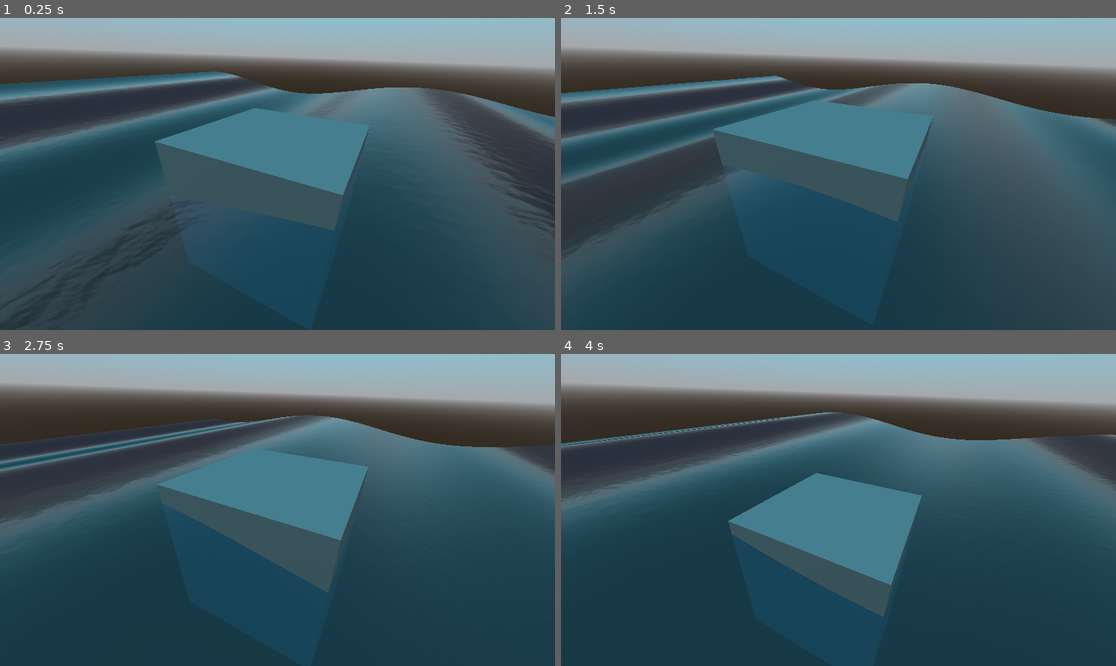
Above: before the commit, frames 1-4 (two rows, left to right).
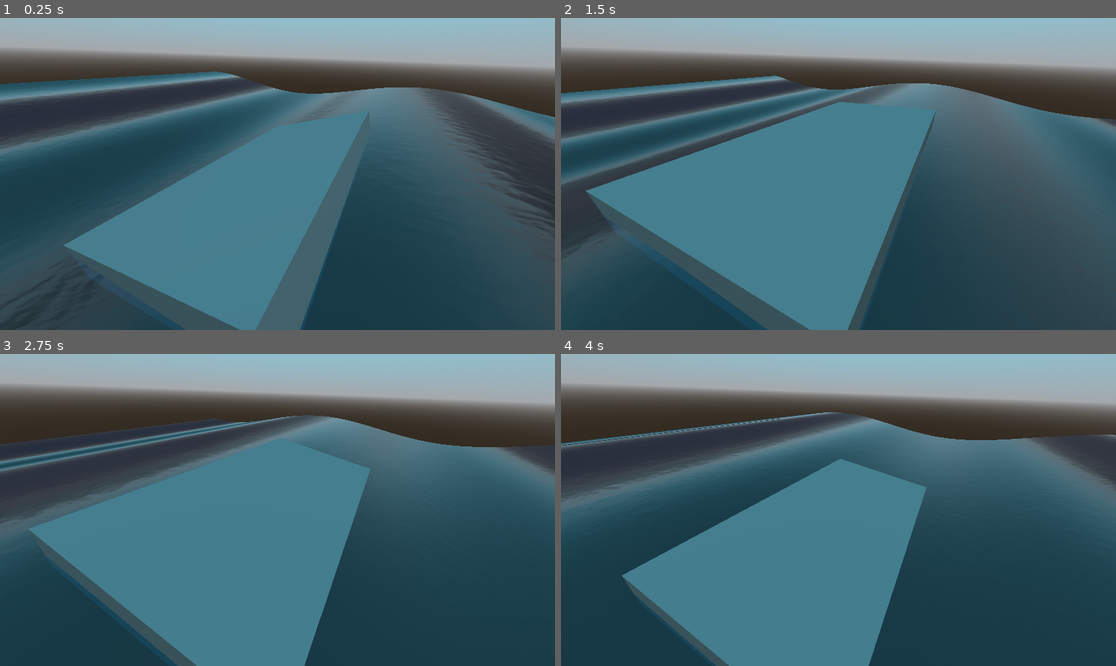
Above: after the commit, the same moments.

Repository: MartinDelille/nautilus
Game: Godot game, scene res://map.tscn
Two runs of this game, one before a commit and one after it. Both use one fixed random seed, a clock stepped at 60 frames per second and the inputs below. The project has no main scene, so this scene is started directly.
Inputs:
- Up to frame 1 (0.25 s): no input
- Up to frame 2 (1.5 s): no input
- Up to frame 3 (2.75 s): no input
- Up to frame 4 (4 s): no input

The runs differ from the first frame. In frame 1, 19% of the frame differs, in the area x 11-67%, y 28-100%; in frame 2, 23%, in the area x 4-68%, y 26-100%; in frame 3, 22%; in frame 4, 16%.

Commit message:
Apply floating force to probes

Diff:
--- a/cube.gd
+++ b/cube.gd
@@ -1,19 +1,22 @@
 extends RigidBody3D
 
-@export var floating_force:=1.0
+@export var floating_force := 1.4
 @export var water_drag := 0.05
 @export var water_angular_drag := 0.05
 @onready var gravity: float = ProjectSettings.get_setting("physics/3d/default_gravity")
 @onready var water = get_node('/root/Map/WaterPlane')
 
+@onready var probes = $ProbeContainer.get_children()
+
 var submerged = false
 
 func _physics_process(_delta: float) -> void:
 	submerged = false
-	var depth = water.get_height(global_position) - global_position.y
-	if depth > 0:
-		apply_central_force(Vector3.UP * floating_force * gravity * depth)
-		submerged = true
+	for p in probes:
+		var depth = water.get_height(p.global_position) - p.global_position.y
+		if depth > 0:
+			apply_force(Vector3.UP * floating_force * gravity * depth, p.global_position - global_position)
+			submerged = true
 
 func _integrate_forces(state: PhysicsDirectBodyState3D) -> void:
 	if submerged:
--- a/map.tscn
+++ b/map.tscn
@@ -14,6 +14,7 @@
 sky = SubResource("Sky_eoots")
 
 [sub_resource type="BoxMesh" id="BoxMesh_5thri"]
+size = Vector3(1, 0.2, 2)
 
 [sub_resource type="BoxShape3D" id="BoxShape3D_qn3cs"]
 
@@ -32,10 +33,38 @@
 
 [node name="Cube" type="RigidBody3D" parent="."]
 script = ExtResource("2_6pdkk")
-floating_force = 3.0
 
 [node name="MeshInstance3D" type="MeshInstance3D" parent="Cube"]
 mesh = SubResource("BoxMesh_5thri")
 
 [node name="CollisionShape3D" type="CollisionShape3D" parent="Cube"]
 shape = SubResource("BoxShape3D_qn3cs")
+
+[node name="ProbeContainer" type="Node3D" parent="Cube"]
+
+[node name="Marker3D" type="Marker3D" parent="Cube/ProbeContainer"]
+transform = Transform3D(1, 0, 0, 0, 1, 0, 0, 0, 1, 0.5, -0.1, 1)
+
+[node name="Marker3D2" type="Marker3D" parent="Cube/ProbeContainer"]
+transform = Transform3D(1, 0, 0, 0, 1, 0, 0, 0, 1, 0, -0.1, 1)
+
+[node name="Marker3D3" type="Marker3D" parent="Cube/ProbeContainer"]
+transform = Transform3D(1, 0, 0, 0, 1, 0, 0, 0, 1, -0.5, -0.1, 1)
+
+[node name="Marker3D4" type="Marker3D" parent="Cube/ProbeContainer"]
+transform = Transform3D(1, 0, 0, 0, 1, 0, 0, 0, 1, 0.5, -0.1, 0)
+
+[node name="Marker3D5" type="Marker3D" parent="Cube/ProbeContainer"]
+transform = Transform3D(1, 0, 0, 0, 1, 0, 0, 0, 1, 0, -0.1, 0)
+
+[node name="Marker3D6" type="Marker3D" parent="Cube/ProbeContainer"]
+transform = Transform3D(1, 0, 0, 0, 1, 0, 0, 0, 1, -0.5, -0.1, 0)
+
+[node name="Marker3D7" type="Marker3D" parent="Cube/ProbeContainer"]
+transform = Transform3D(1, 0, 0, 0, 1, 0, 0, 0, 1, 0.5, -0.1, -1)
+
+[node name="Marker3D8" type="Marker3D" parent="Cube/ProbeContainer"]
+transform = Transform3D(1, 0, 0, 0, 1, 0, 0, 0, 1, 0, -0.1, -1)
+
+[node name="Marker3D9" type="Marker3D" parent="Cube/ProbeContainer"]
+transform = Transform3D(1, 0, 0, 0, 1, 0, 0, 0, 1, -0.5, -0.1, -1)
